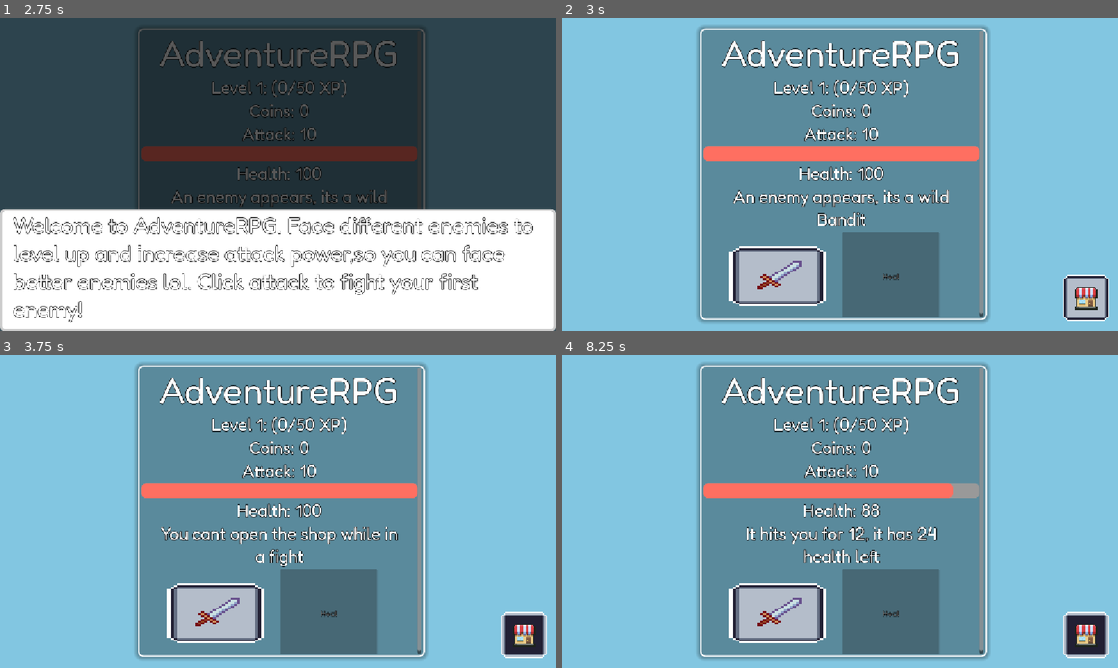
Above: before the commit, frames 1-4 (two rows, left to right).
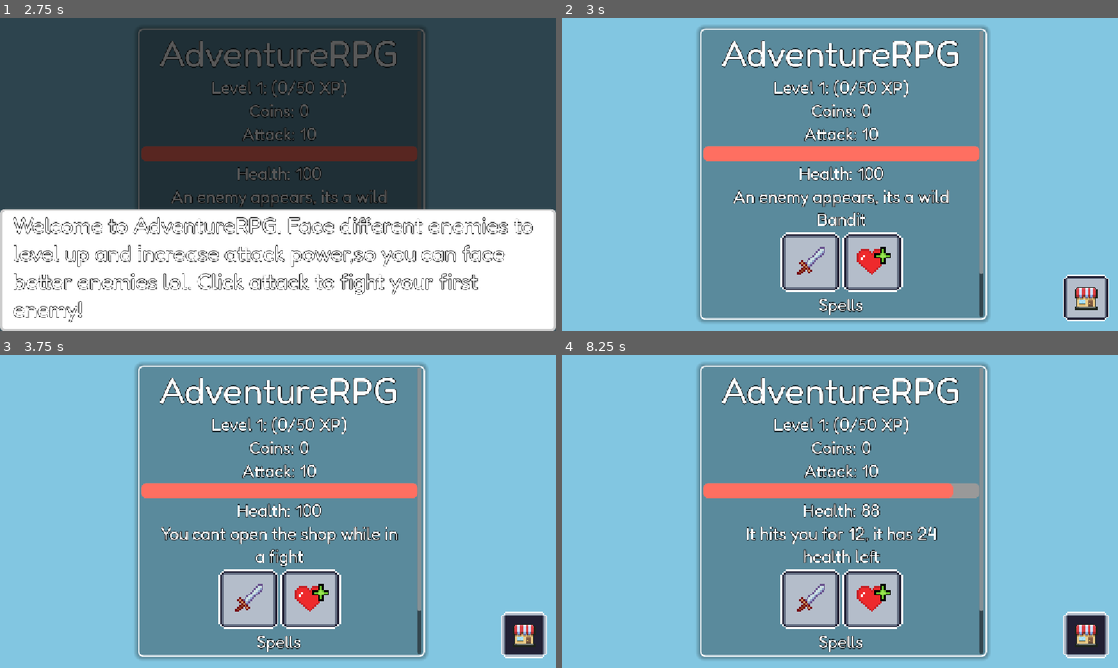
Above: after the commit, the same moments.

Repository: Overlord1304/AdventureRPG
Game: Godot game, scene res://scenes/main.tscn
The game is run twice, just before and just after one commit, with the same random seed, the same clock (stepped at 60 frames per second) and the same inputs.
Inputs (mouse positions are in pixels of both pictures, inside the frame that each line leads up to; where the layout moved, square brackets give the same spot in the first picture):
- Up to frame 1 (2.75 s): click (250, 262) [216, 274] at 0.5 s; click (38, 49) at 1.25 s; click (38, 49) at 2 s
- Up to frame 2 (3 s): click (840, 271) at 2.75 s
- Up to frame 3 (3.75 s): click (522, 636) at 3.5 s
- Up to frame 4 (8.25 s): tap Enter at 4.25, 5.75, 7.25 s; hold Right 4.28-5.03 s; tap Alt at 4.35, 5.85, 7.35 s; tap Space at 5, 6.5, 8 s; hold Down 5.03-5.78 s; tap Shift at 5.1, 6.6, 8.1 s; hold Right 5.78-6.53 s; hold Up 6.53-7.28 s; hold Left from 7.28 s (still down)

Frame 1 is identical in both runs. In frame 2, 8.5% of the frame differs, in the area x 30-76%, y 68-96%; in frame 3, 8.5%; in frame 4, 8.5%.

Commit message:
made some ui changes,new buttons for healing and spell casting

Diff:
--- a/scenes/main.tscn
+++ b/scenes/main.tscn
@@ -10,8 +10,14 @@
 [ext_resource type="Texture2D" uid="uid://b6nc611t6m8bv" path="res://sprites/attackhover.png" id="6_a8y0u"]
 [ext_resource type="PackedScene" uid="uid://pv8tvahlowdh" path="res://scenes/dialogue.tscn" id="6_tefeu"]
 [ext_resource type="Texture2D" uid="uid://bwv7ykvsfevu0" path="res://sprites/shopnorm.png" id="7_85g3d"]
+[ext_resource type="Texture2D" uid="uid://dgpgd12w0jot2" path="res://sprites/healnorm.png" id="7_jkv2x"]
 [ext_resource type="Texture2D" uid="uid://qtwctq8cjnxq" path="res://sprites/shoppressed.png" id="8_choun"]
+[ext_resource type="Texture2D" uid="uid://ca6x7dgiaj40o" path="res://sprites/healpressed.png" id="8_jbj1t"]
+[ext_resource type="Texture2D" uid="uid://niyvjuy1toyc" path="res://sprites/healhover.png" id="9_muem4"]
 [ext_resource type="Texture2D" uid="uid://cpi01vldgdbpm" path="res://sprites/shophover.png" id="9_ya4ey"]
+[ext_resource type="Texture2D" uid="uid://bl5qd444kqm84" path="res://sprites/castpellnorm.png" id="10_dp3eg"]
+[ext_resource type="Texture2D" uid="uid://dxu3r22bvpqwx" path="res://sprites/castspellpressed.png" id="11_0ld40"]
+[ext_resource type="Texture2D" uid="uid://cqitk06ad05ta" path="res://sprites/castspellhover.png" id="12_gqmmt"]
 
 [sub_resource type="StyleBoxFlat" id="StyleBoxFlat_tefeu"]
 bg_color = Color(0.50980395, 0.7764706, 0.88235295, 1)
@@ -130,7 +136,7 @@
 offset_bottom = 619.0
 
 [node name="ui" type="VBoxContainer" parent="s" unique_id=515825842]
-custom_minimum_size = Vector2(0, 600)
+custom_minimum_size = Vector2(0, 700)
 layout_mode = 2
 size_flags_horizontal = 3
 size_flags_vertical = 3
@@ -221,57 +227,37 @@
 [node name="HBoxContainer" type="HBoxContainer" parent="s/ui" unique_id=1924517131]
 custom_minimum_size = Vector2(0, 100)
 layout_mode = 2
-size_flags_horizontal = 5
+size_flags_horizontal = 9
 size_flags_vertical = 3
 size_flags_stretch_ratio = 0.0
-
-[node name="spacer2" type="Control" parent="s/ui/HBoxContainer" unique_id=749558317]
-custom_minimum_size = Vector2(50, 0)
-layout_mode = 2
+alignment = 1
 
 [node name="attack" type="TextureButton" parent="s/ui/HBoxContainer" unique_id=1574498307]
-custom_minimum_size = Vector2(0, 125)
-layout_mode = 2
-size_flags_horizontal = 3
+custom_minimum_size = Vector2(125, 125)
+layout_mode = 2
 size_flags_vertical = 4
 texture_normal = ExtResource("4_eb6dy")
 texture_pressed = ExtResource("5_trceg")
 texture_hover = ExtResource("6_a8y0u")
 stretch_mode = 0
 
-[node name="spacer" type="Control" parent="s/ui/HBoxContainer" unique_id=2102991964]
-custom_minimum_size = Vector2(25, 0)
-layout_mode = 2
-
-[node name="heal" type="Button" parent="s/ui/HBoxContainer" unique_id=2001591039]
-layout_mode = 2
-size_flags_horizontal = 3
-theme_override_constants/outline_size = 3
-theme_override_fonts/font = ExtResource("2_sugp2")
-theme_override_styles/normal = SubResource("StyleBoxFlat_tbgi4")
-theme_override_styles/pressed = SubResource("StyleBoxFlat_tipki")
-theme_override_styles/hover = SubResource("StyleBoxFlat_85g3d")
-theme_override_styles/focus = SubResource("StyleBoxEmpty_0wfyh")
-text = "Heal"
-
-[node name="spacer3" type="Control" parent="s/ui/HBoxContainer" unique_id=1511591297]
-custom_minimum_size = Vector2(25, 0)
-layout_mode = 2
-
-[node name="castspell" type="Button" parent="s/ui/HBoxContainer" unique_id=1177785920]
-layout_mode = 2
-size_flags_horizontal = 3
-theme_override_constants/outline_size = 3
-theme_override_fonts/font = ExtResource("2_sugp2")
-theme_override_styles/normal = SubResource("StyleBoxFlat_tbgi4")
-theme_override_styles/pressed = SubResource("StyleBoxFlat_tipki")
-theme_override_styles/hover = SubResource("StyleBoxFlat_85g3d")
-theme_override_styles/focus = SubResource("StyleBoxEmpty_0wfyh")
-text = "Cast Spell"
-
-[node name="spacer4" type="Control" parent="s/ui/HBoxContainer" unique_id=203317068]
-custom_minimum_size = Vector2(50, 0)
-layout_mode = 2
+[node name="heal" type="TextureButton" parent="s/ui/HBoxContainer" unique_id=963222102]
+custom_minimum_size = Vector2(125, 125)
+layout_mode = 2
+size_flags_vertical = 4
+texture_normal = ExtResource("7_jkv2x")
+texture_pressed = ExtResource("8_jbj1t")
+texture_hover = ExtResource("9_muem4")
+stretch_mode = 0
+
+[node name="castspell" type="TextureButton" parent="s/ui/HBoxContainer" unique_id=821464528]
+visible = false
+custom_minimum_size = Vector2(125, 0)
+layout_mode = 2
+texture_normal = ExtResource("10_dp3eg")
+texture_pressed = ExtResource("11_0ld40")
+texture_hover = ExtResource("12_gqmmt")
+stretch_mode = 0
 
 [node name="spellselect" type="Panel" parent="s/ui" unique_id=1006312477]
 layout_mode = 2
@@ -303,9 +289,9 @@
 anchor_right = 1.0
 anchor_bottom = 1.0
 offset_left = 12.0
-offset_top = 75.5
+offset_top = 51.0
 offset_right = -22.0
-offset_bottom = -36.5
+offset_bottom = -50.0
 grow_horizontal = 2
 grow_vertical = 2
 alignment = 1
--- a/scripts/main.gd
+++ b/scripts/main.gd
@@ -316,7 +316,6 @@
 	health_bar.max_value = Global.max_health
 	animate_hb(Global.health)
 	$s/ui/HBoxContainer/castspell.visible = has_spell()
-	$s/ui/spellselect.visible = has_spell()
 	$s/ui/HBoxContainer/heal.disabled = (
 		Global.phase == Global.game_phase.FIGHTING
 		and not Global.enemy_defeated
Binary file added: sprites/casspellnorm.aseprite
Binary file added: sprites/castpellnorm.png
Not shown, added: sprites/castpellnorm.png.import
Binary file added: sprites/castspellhover.aseprite
Binary file added: sprites/castspellhover.png
Not shown, added: sprites/castspellhover.png.import
Binary file added: sprites/castspellpressed.aseprite
Binary file added: sprites/castspellpressed.png
Not shown, added: sprites/castspellpressed.png.import
Binary file added: sprites/castspellspritesheet.aseprite
Binary file added: sprites/castspellspritesheet.png
Not shown, added: sprites/castspellspritesheet.png.import
(and 12 more such lines)
